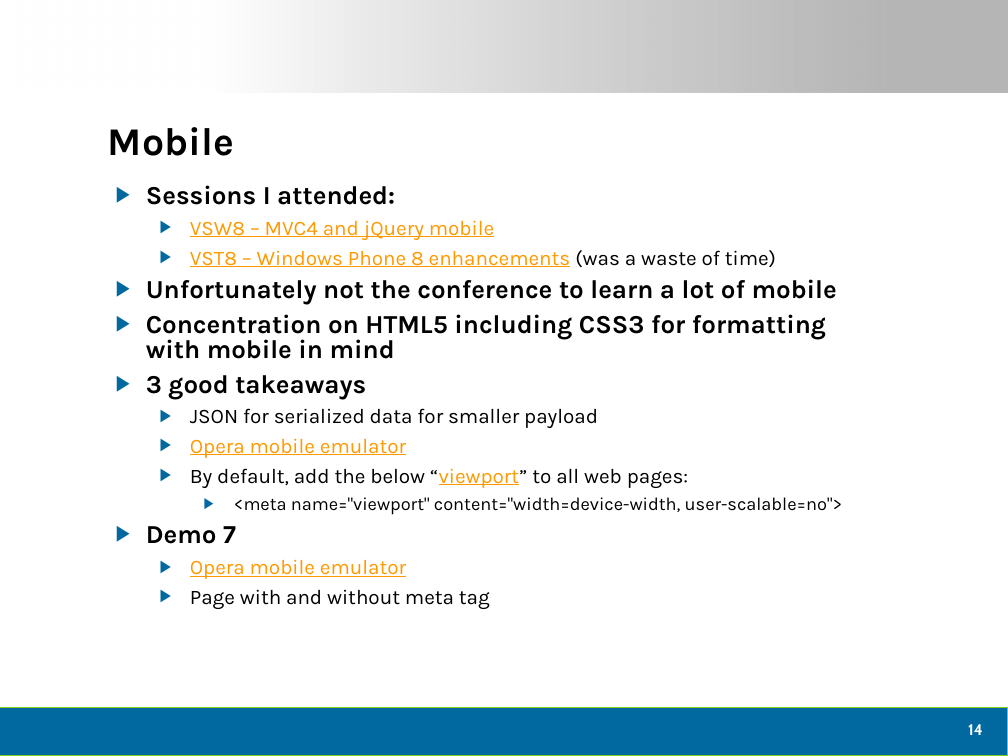
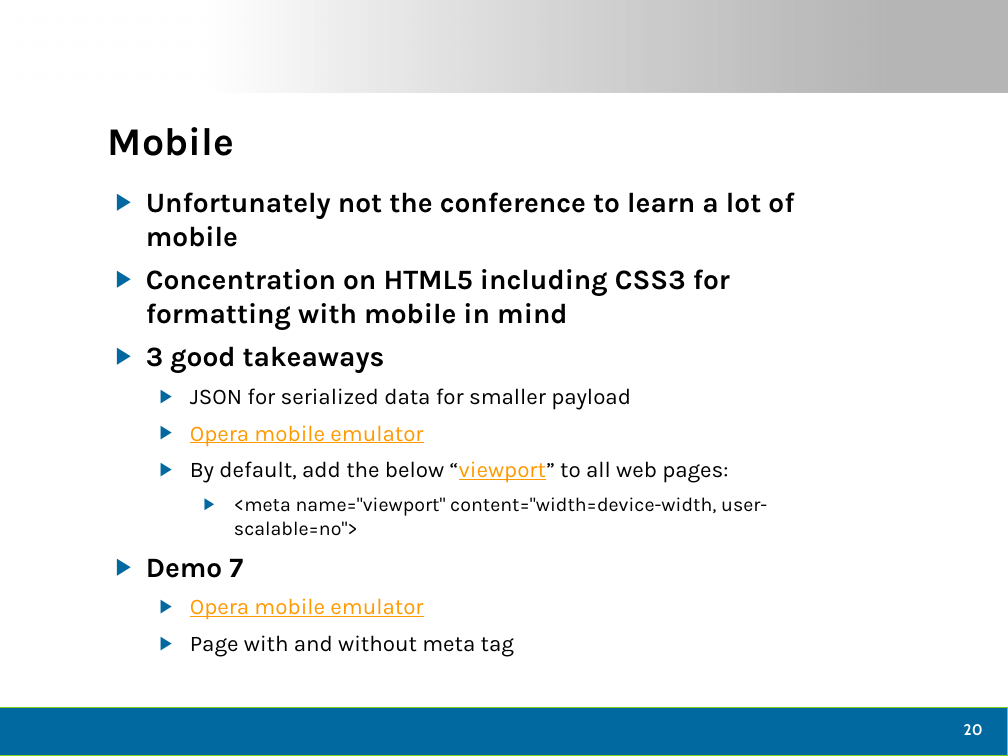
Before and after one commit to dtomyn/HTML5Demo1, a slide deck: slide 21 of Docs/2012 - Live360 Event Review (NEWER).pptx (slide 15 before the commit). Drawn at 1008x756 pixels with LibreOffice and Linux fonts; fonts in the diff are those of the drawing; background and template pictures are left out. Boxes give left, top, right and bottom in pixels: in the first picture for what was removed or moved away, otherwise in the second. Text is boxed around its words. In the diff, an @@ line names an element or a change of style, - is before the commit and + after.

```diff
--- a/Docs/2012 - Live360 Event Review (NEWER).pptx
+++ b/Docs/2012 - Live360 Event Review (NEWER).pptx
@@ text "Unfortunately not the conference to ..." at box(146, 192, 794, 657): size 18.5 to 20 pt in "Unfortunately not the conference to learn a ...", "Concentration on HTML5 including CSS3 for formatting ...", "3 good takeaways", "Demo 7"; size 14.8 to 16 pt in "JSON for serialized data for smaller payload", "Opera mobile emulator", "By default, add the below “viewport” to ...", "Opera mobile emulator" and 1 more places; size 12.9 to 14 pt in "<meta name="viewport" content="width=device-width, user-scal ..."; line spacing 0.8 to 1 @@
@@ text at box(146, 185, 776, 267): paragraphs removed @@
-▶ Sessions I attended:
-  ▶ VSW8 – MVC4 and jQuery mobile
-  ▶ VST8 – Windows Phone 8 enhancements (was a waste of time)
@@ page number at box(964, 724, 983, 735): text changed @@
-14
+20
```
Also in this commit, not shown: 11 other slides changed, 9 slides added, 2 slides removed, 1 other file.
